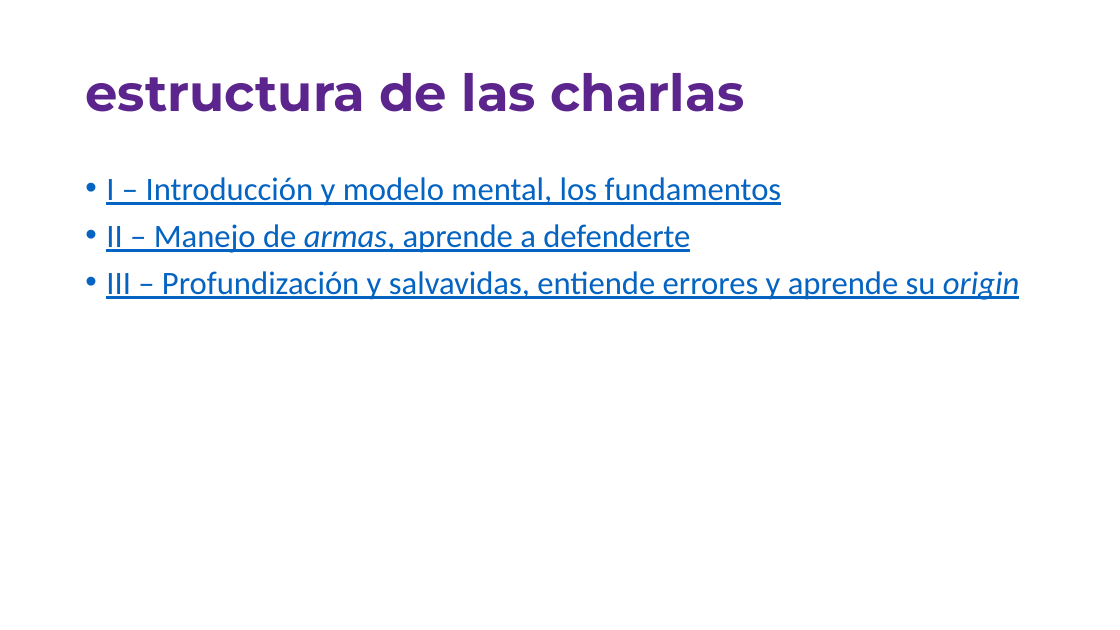
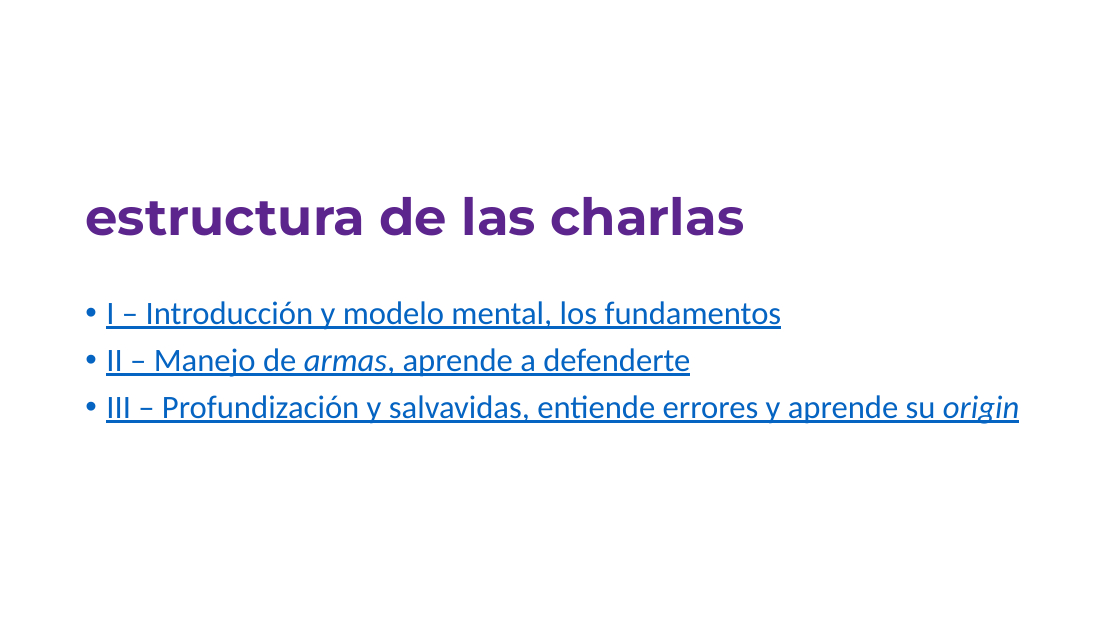
Before and after one commit to jofaval/talks-about, a slide deck: slide 4 of simplifying-git/fear-the-cli-no-more/simplifying-git-fear-the-cli-no-more.slides.es.pptx. Drawn at 1120x630 pixels with LibreOffice and Linux fonts; fonts in the diff are those of the drawing. Boxes give left, top, right and bottom in pixels: in the first picture for what was removed or moved away, otherwise in the second. Text is boxed around its words. In the diff, an @@ line names an element or a change of style, - is before the commit and + after.

```diff
--- a/simplifying-git/fear-the-cli-no-more/simplifying-git-fear-the-cli-no-more.slides.es.pptx
+++ b/simplifying-git/fear-the-cli-no-more/simplifying-git-fear-the-cli-no-more.slides.es.pptx
@@ title "estructura de las charlas": place and size @@
-title "estructura de las charlas" at [85, 73, 745, 112]
+title "estructura de las charlas" at [85, 197, 745, 236]
@@ text "I – Introducción y modelo ...": place and size @@
-text "I – Introducción y modelo ..." at [106, 177, 1019, 300]
+text "I – Introducción y modelo ..." at [106, 301, 1019, 424]
```
Also in this commit, not shown: 2 other slides changed, 6 slides added, 1 other file.
